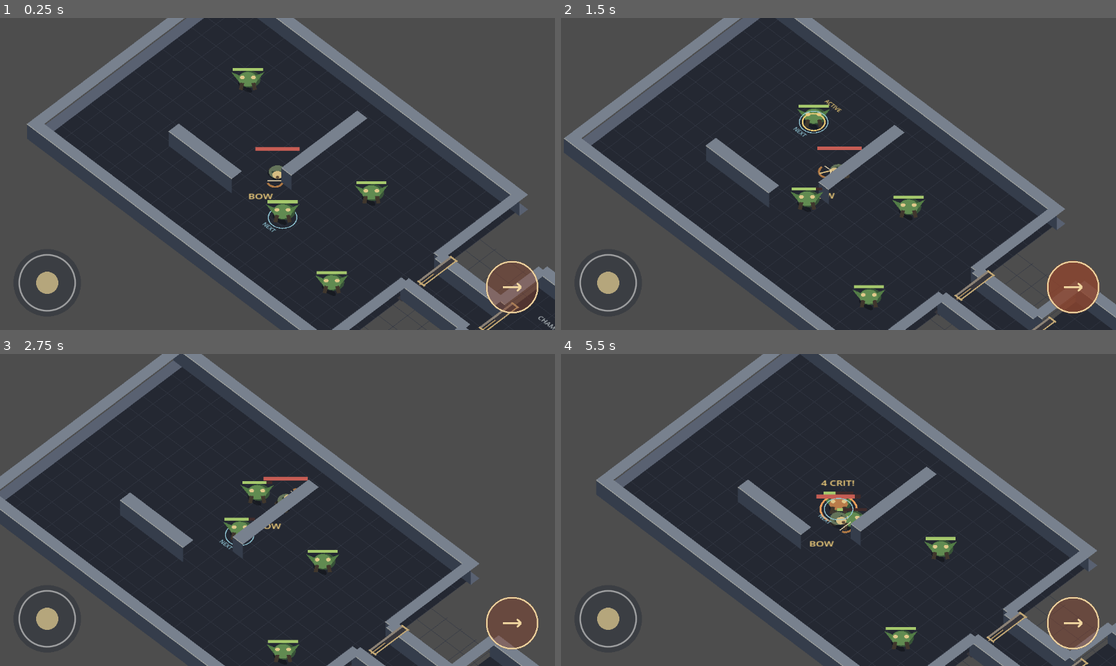
Above: before the commit, frames 1-4 (two rows, left to right).
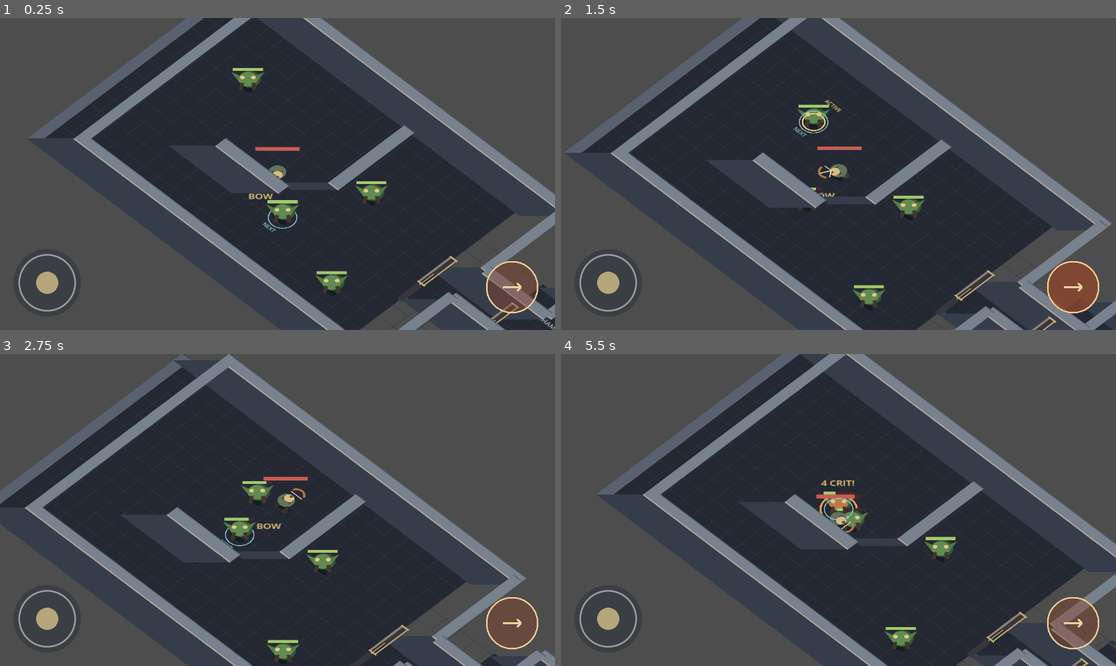
Above: after the commit, the same moments.

Repository: Jonty303/Project-Gauntlands
Game: Godot game, scene res://scenes/main.tscn
Two runs of this game, one before a commit and one after it. Both use one fixed random seed, a clock stepped at 60 frames per second and the inputs below.
Inputs (mouse positions are in pixels of both pictures, inside the frame that each line leads up to):
- Up to frame 1 (0.25 s): no input
- Up to frame 2 (1.5 s): tap Enter (ui_accept) at 0.5 s; drag from (610, 283) to (894, 105) at 0.52 s; drag from (1071, 286) to (810, 236) at 1.27 s
- Up to frame 3 (2.75 s): move the mouse to (333, 441) at 2.02 s; hold D (move_right) from 2.03 s (still down); tap Q (target_previous) at 2.1 s
- Up to frame 4 (5.5 s): release D (move_right) at 2.75 s; drag from (810, 572) to (672, 463) at 2.77 s; move the mouse to (1005, 556) at 3.52 s; hold A (move_left) 3.53-4.25 s; hold Space (attack) 3.53-4.25 s; tap Enter (ui_accept) at 3.77 s; drag from (672, 463) to (755, 432) at 4.27 s; move the mouse to (866, 510) at 5.02 s; hold S (move_down) from 5.03 s (still down); tap Q (target_previous) at 5.1 s; click (866, 510) at 5.17 s

The runs differ from the first frame. In frame 1, 19% of the frame differs, in the area x 4-100%, y 0-100%; in frame 2, 19%; in frame 3, 18%; in frame 4, 18%.

Commit message:
Raise stone wall height and improve isometric top-edge readability

Diff:
--- a/scripts/raised_wall.gd
+++ b/scripts/raised_wall.gd
@@ -1,7 +1,7 @@
 extends Node2D
 ## The node origin is the front edge of the wall footprint.
 var wall_size: Vector2 = Vector2(28.0, 210.0)
-const HEIGHT := 38.0
+const HEIGHT := 92.0
 const FACE := Color("#353d4b")
 const TOP := Color("#78818e")
 
@@ -9,10 +9,12 @@
     var left := -wall_size.x * 0.5
     var right := wall_size.x * 0.5
     var back := -wall_size.y
-    var rise := Vector2(0, -HEIGHT).rotated(-PI / 4.0)
+    # Counter-rotate the height vector so walls rise vertically on screen.
+    var rise := Vector2(0, -HEIGHT).rotated(PI / 4.0)
     draw_colored_polygon(PackedVector2Array([
         Vector2(left, 0), Vector2(right, 0),
         Vector2(right, 0) + rise, Vector2(left, 0) + rise
     ]), FACE)
     draw_colored_polygon(PackedVector2Array([Vector2(left, back) + rise, Vector2(right, back) + rise, Vector2(right, 0) + rise, Vector2(left, 0) + rise]), TOP)
-    draw_line(Vector2(left, 0) + rise, Vector2(right, 0) + rise, Color("#9b9e9b"), 2.0)
+    draw_line(Vector2(left, 0) + rise, Vector2(right, 0) + rise, Color("#b0a69a"), 3.0)
+    draw_line(Vector2(left, back) + rise, Vector2(right, back) + rise, Color("#565c68"), 2.0)
